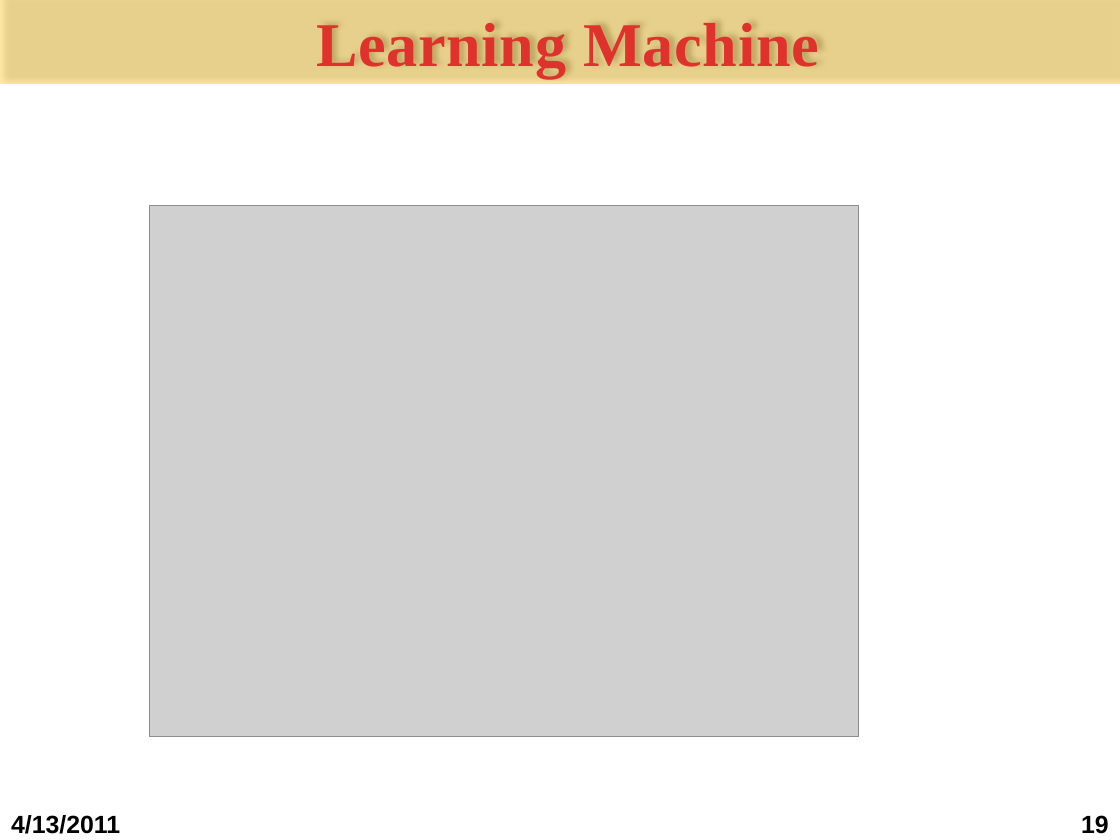
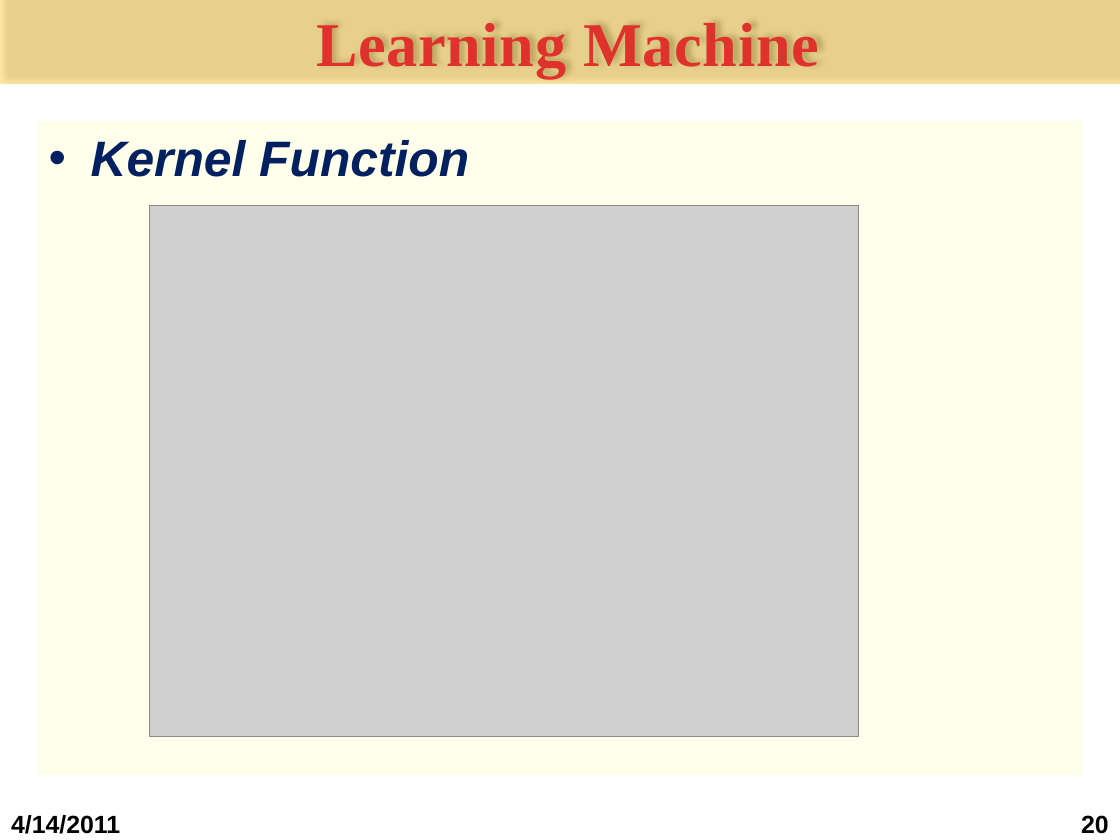
Before and after one commit to bomong/steganography-khtn-2011, a slide deck: slide 20 of Seminar cuoi ky/1.Bao cao/Slide bao cao.pptx (slide 19 before the commit). Drawn at 1120x840 pixels with LibreOffice and Linux fonts; fonts in the diff are those of the drawing; grey boxes stand for pictures; background and template pictures are left out. Boxes give left, top, right and bottom in pixels: in the first picture for what was removed or moved away, otherwise in the second. Text is boxed around its words. In the diff, an @@ line names an element or a change of style, - is before the commit and + after.

```diff
--- a/Seminar cuoi ky/1.Bao cao/Slide bao cao.pptx
+++ b/Seminar cuoi ky/1.Bao cao/Slide bao cao.pptx
@@ text added at (x1=37, y1=121, x2=1082, y2=774), fill #FFFF00 at 8% opacity, 32 pt, text #002060, bold, italic @@
+• Kernel Function
@@ text at (x1=11, y1=815, x2=120, y2=834): text changed @@
-4/13/2011
+4/14/2011
@@ page number at (x1=1081, y1=815, x2=1109, y2=834): text changed @@
-19
+20
```
Also in this commit, not shown: 25 other slides changed, 3 slides added, 1 other file.
